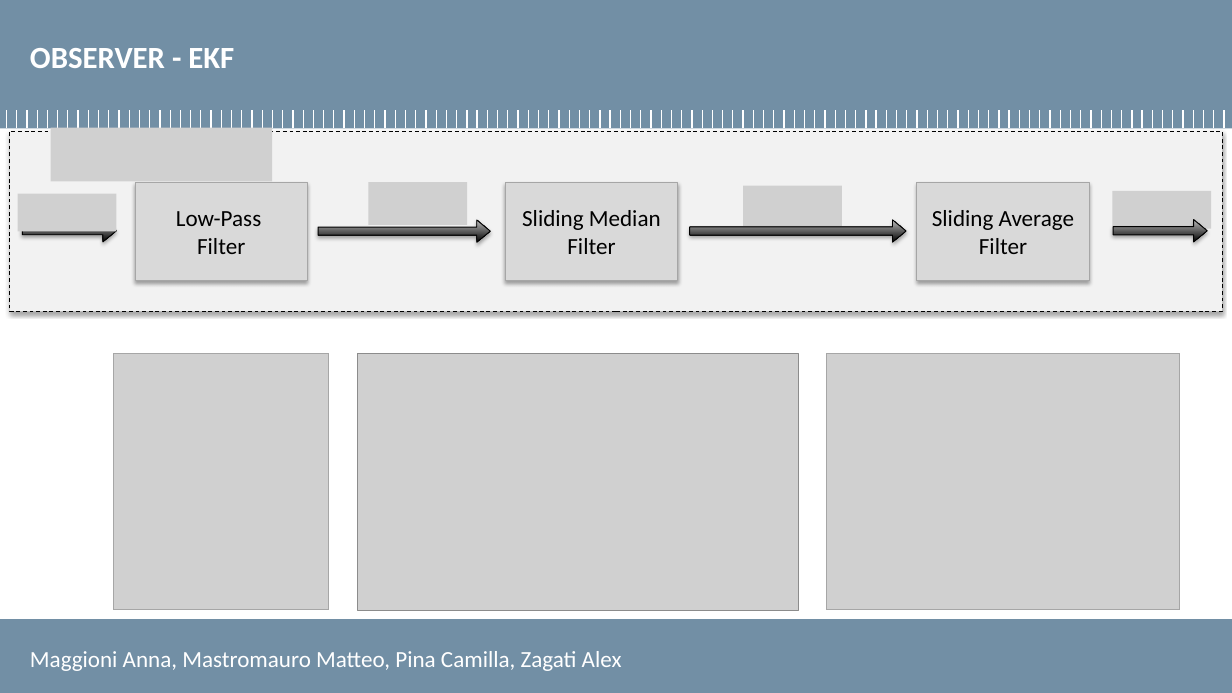
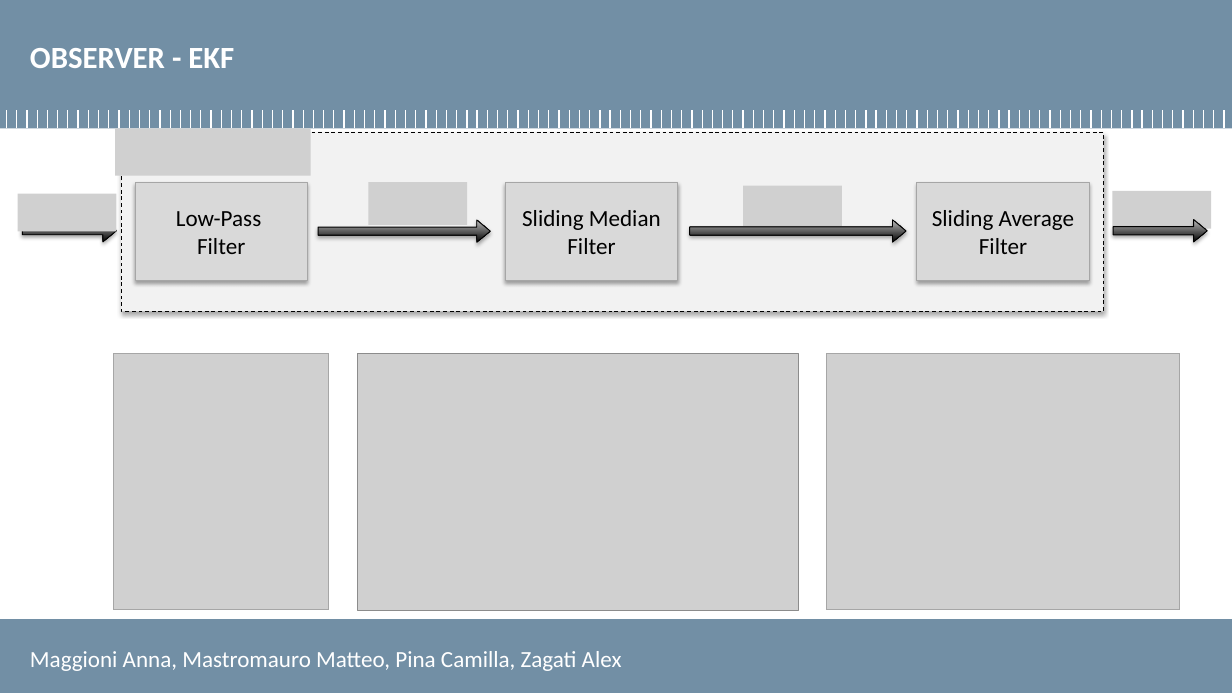
Before and after one commit to AUTOMATION-AND-CONTROL-LAB-2024/MATLAB_CODE, a slide deck: slide 4 of REPORT/DajeTutta_presentation_Matteo.pptx. Drawn at 1232x693 pixels with LibreOffice and Linux fonts; fonts in the diff are those of the drawing; grey boxes stand for pictures; background and template pictures are left out. Boxes give left, top, right and bottom in pixels: in the first picture for what was removed or moved away, otherwise in the second. Text is boxed around its words. In the diff, an @@ line names an element or a change of style, - is before the commit and + after.

```diff
--- a/REPORT/DajeTutta_presentation_Matteo.pptx
+++ b/REPORT/DajeTutta_presentation_Matteo.pptx
@@ picture: place and size @@
-picture at <box>51,128,273,181</box>
+picture at <box>116,128,311,176</box>
@@ rectangle: place and size @@
-rectangle at <box>10,131,1223,311</box>
+rectangle at <box>121,132,1104,311</box>
```
Also in this commit, not shown: 4 other slides changed, 2 slides added, 17 other files.
